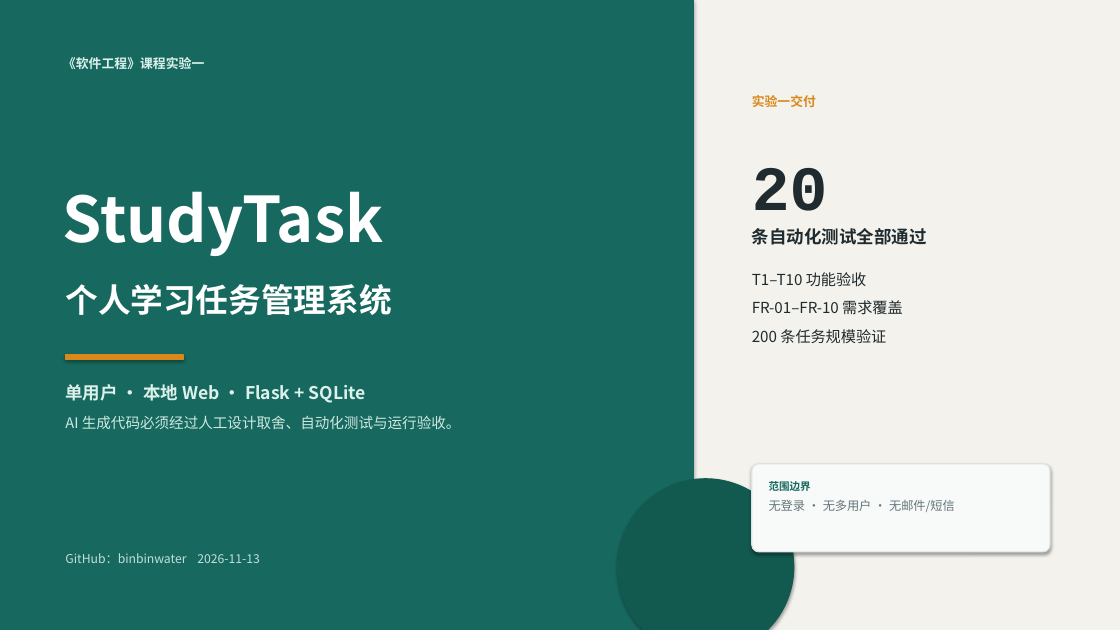
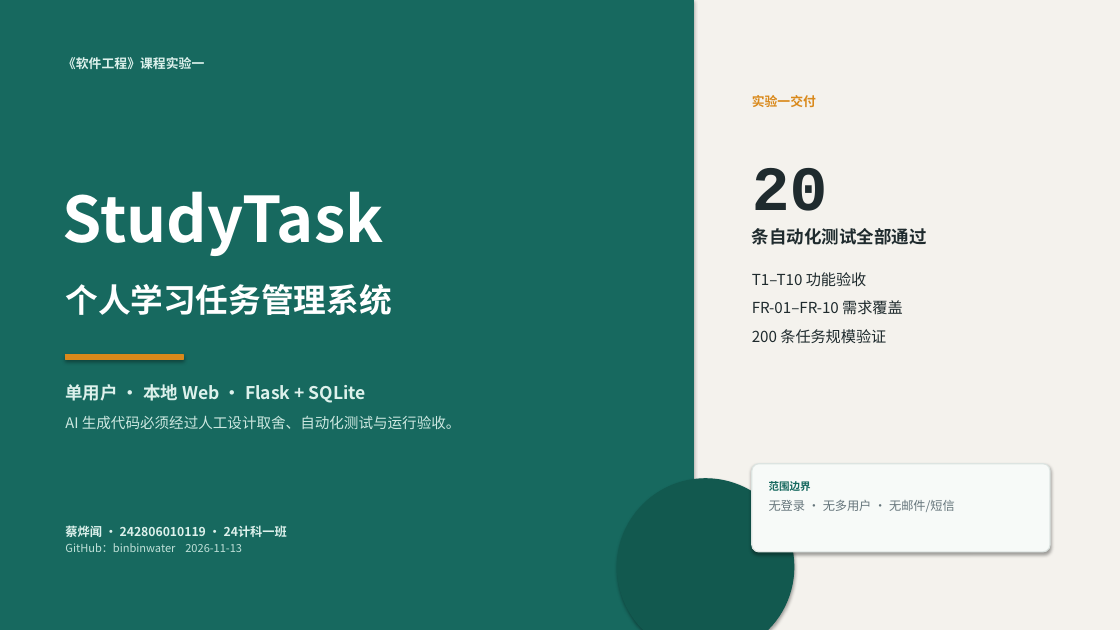
Before and after one commit to binbinwater/StudyTask, a slide deck: slide 1 of docs/StudyTask演示.pptx. Drawn at 1120x630 pixels with LibreOffice and Linux fonts; fonts in the diff are those of the drawing. Boxes give left, top, right and bottom in pixels: in the first picture for what was removed or moved away, otherwise in the second. Text is boxed around its words. In the diff, an @@ line names an element or a change of style, - is before the commit and + after.

Commit message:
docs: fill report identity and sync report PDF and PPT cover

```diff
--- a/docs/StudyTask演示.pptx
+++ b/docs/StudyTask演示.pptx
@@ text at (x1=65, y1=525, x2=287, y2=537): paragraph added @@
+蔡烨闻 · 242806010119 · 24计科一班
@@ text "蔡烨闻 · 242806010119 · 24计科一班" moved from (x1=65, y1=553, x2=259, y2=563) to (x1=65, y1=525, x2=287, y2=552) @@
@@ text at (x1=65, y1=543, x2=242, y2=552): size 10.5 to 9.5 pt in "GitHub：binbinwater 2026-11-13"; line spacing 1.1 to 1 @@
```
Also in this commit, not shown: 2 other files.
